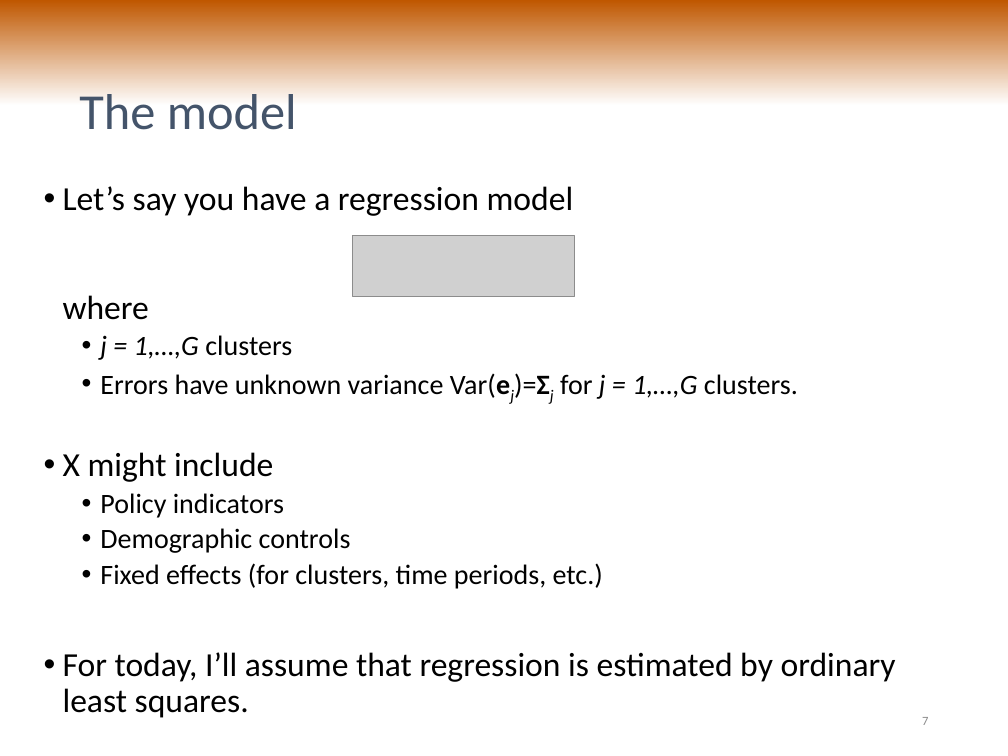
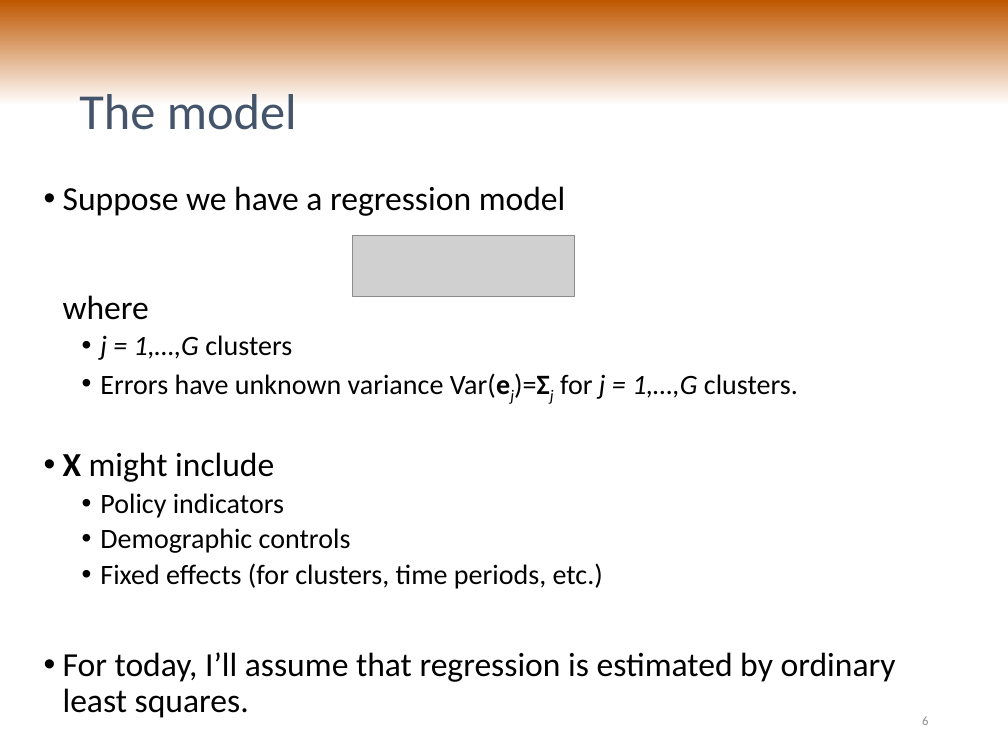
Before and after one commit to jepusto/clubSandwich, a slide deck: slide 6 of paper_ClusterRobustTesting/PRC_talk_20160218.pptx (slide 7 before the commit). Drawn at 1008x756 pixels with LibreOffice and Linux fonts; fonts in the diff are those of the drawing; grey boxes stand for pictures. Boxes give left, top, right and bottom in pixels: in the first picture for what was removed or moved away, otherwise in the second. Text is boxed around its words. In the diff, an @@ line names an element or a change of style, - is before the commit and + after.

```diff
--- a/paper_ClusterRobustTesting/PRC_talk_20160218.pptx
+++ b/paper_ClusterRobustTesting/PRC_talk_20160218.pptx
@@ text at box(63, 186, 566, 320): text changed @@
-• Let’s say you have a regression model
-  where
+• Suppose we have a regression model
+  where
@@ text at box(63, 452, 274, 482): bold on in "X" @@
@@ page number at box(922, 716, 928, 725): text changed @@
-7
+6
```
Also in this commit, not shown: 12 other slides changed, 3 slides added, 2 slides removed, 4 other files.
